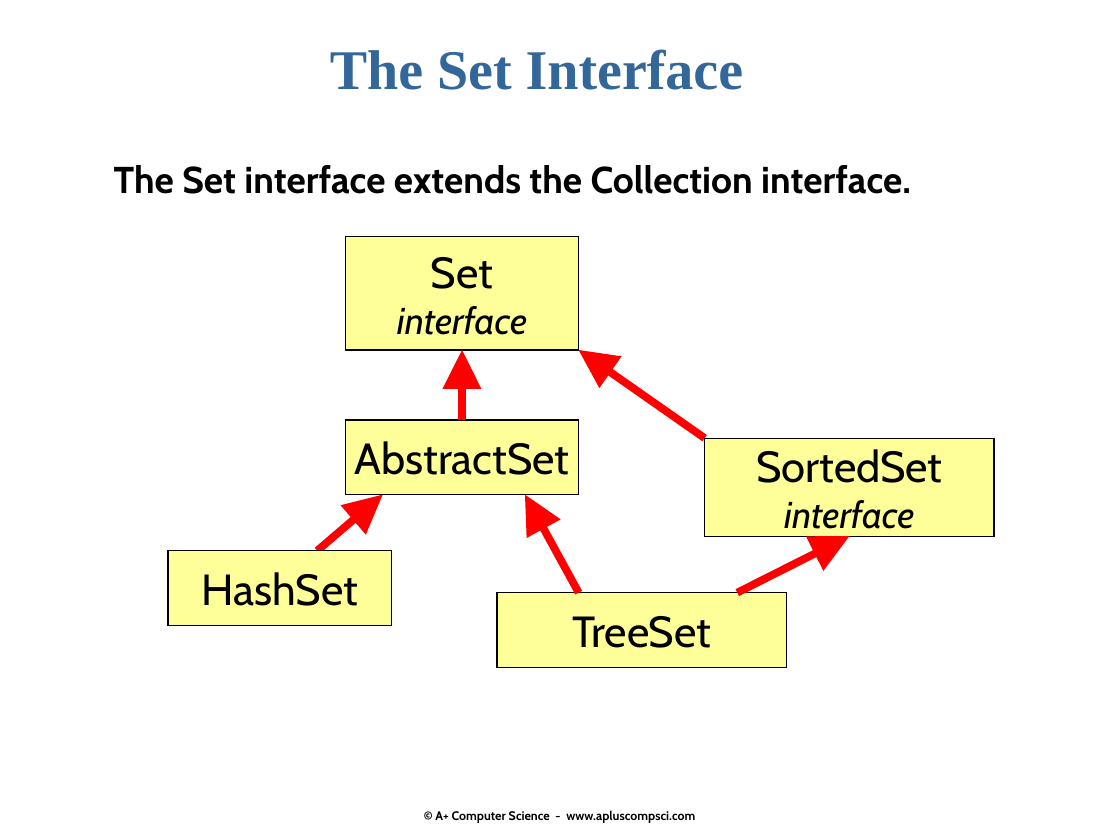
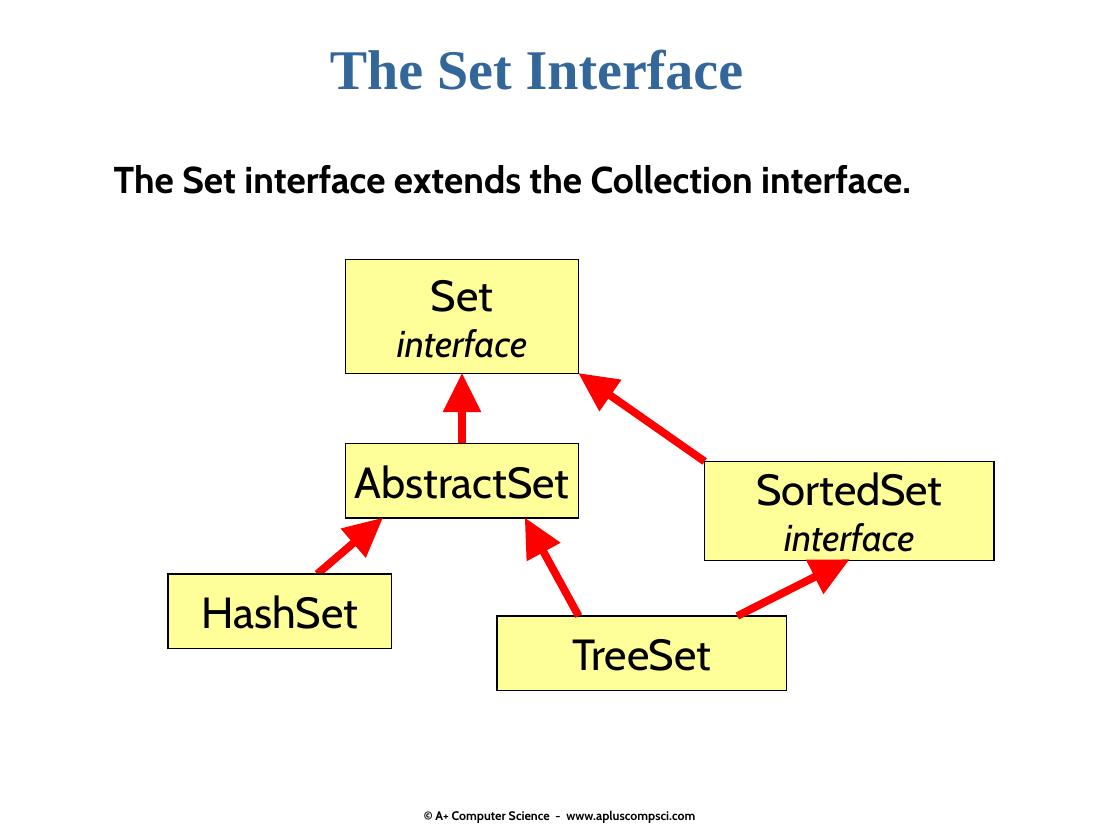
Before and after one commit to Cy-FairCS/cs3, a slide deck: slide 6 of u05a_sets/notes/_sets.pptx. Drawn at 1120x840 pixels with LibreOffice and Linux fonts; fonts in the diff are those of the drawing. Boxes give left, top, right and bottom in pixels: in the first picture for what was removed or moved away, otherwise in the second. Text is boxed around its words. In the diff, an @@ line names an element or a change of style, - is before the commit and + after.

```diff
--- a/u05a_sets/notes/_sets.pptx
+++ b/u05a_sets/notes/_sets.pptx
@@ 2 arrows, 1 rectangle: place and size @@
-2 arrows, 1 rectangle at box(168, 495, 579, 626)
+2 arrows, 1 rectangle at box(168, 517, 579, 648)
@@ 4 rectangles, 3 arrows: place and size @@
-4 rectangles, 3 arrows at box(345, 236, 993, 668)
+4 rectangles, 3 arrows at box(345, 260, 993, 691)
```
Also in this commit, not shown: 1 other slide changed.
